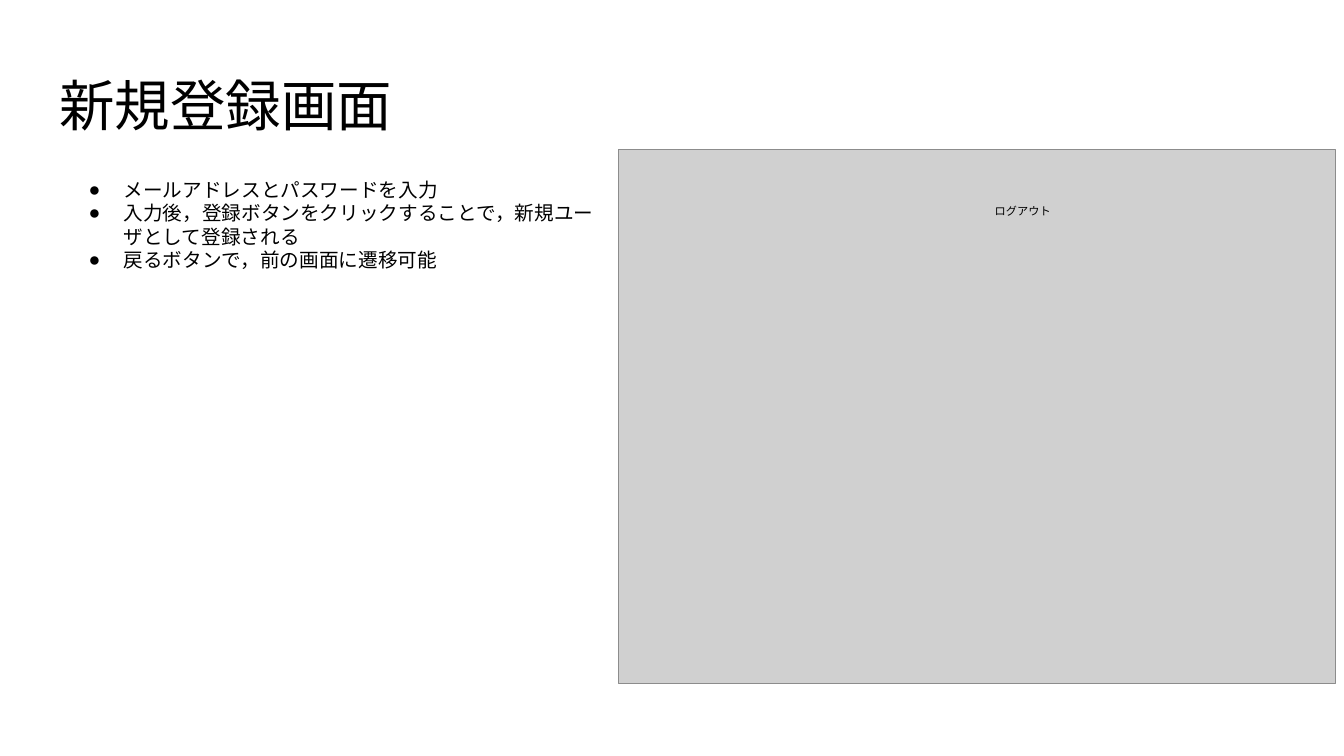
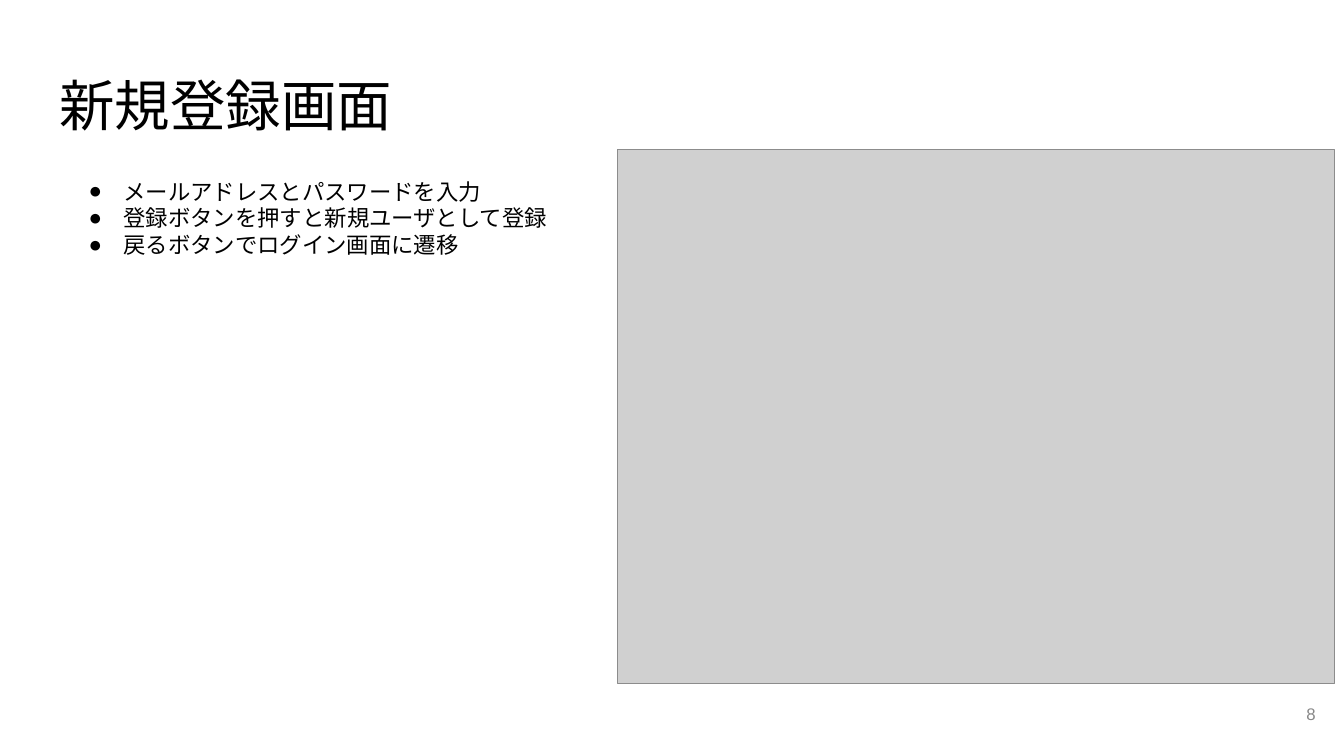
Before and after one commit to minehisa/ex2021, a slide deck: slide 8 of スライド資料/提案資料/20210607_pitch.pptx (slide 7 before the commit). Drawn at 1344x756 pixels with LibreOffice and Linux fonts; fonts in the diff are those of the drawing; grey boxes stand for pictures. Boxes give left, top, right and bottom in pixels: in the first picture for what was removed or moved away, otherwise in the second. Text is boxed around its words. In the diff, an @@ line names an element or a change of style, - is before the commit and + after.

```diff
--- a/スライド資料/提案資料/20210607_pitch.pptx
+++ b/スライド資料/提案資料/20210607_pitch.pptx
@@ text at <box>124,207,547,255</box>: text changed; size 14 to 16 pt @@
-● 入力後，登録ボタンをクリックすることで，新規ユーザとして登録される
-● 戻るボタンで，前の画面に遷移可能
+● 登録ボタンを押すと新規ユーザとして登録
+  ● 戻るボタンでログイン画面に遷移
@@ text at <box>124,181,481,202</box>: size 14 to 16 pt in "メールアドレスとパスワードを入力" @@
@@ text removed at <box>995,205,1051,216</box> @@
-ログアウト
@@ page number added at <box>1306,708,1315,720</box>, 12 pt, text #888888 @@
+8
```
Also in this commit, not shown: 11 other slides changed, 1 slide added.
